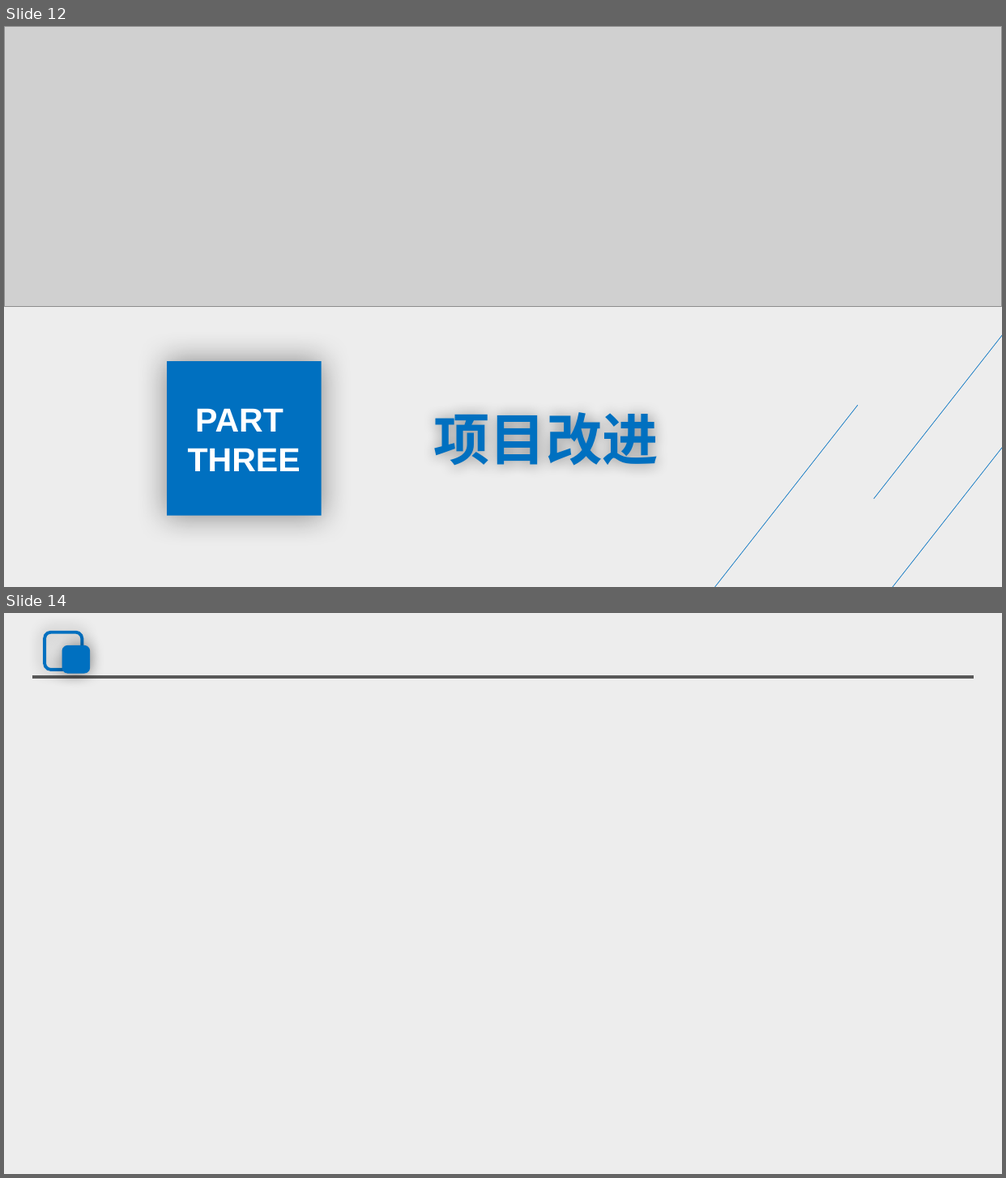
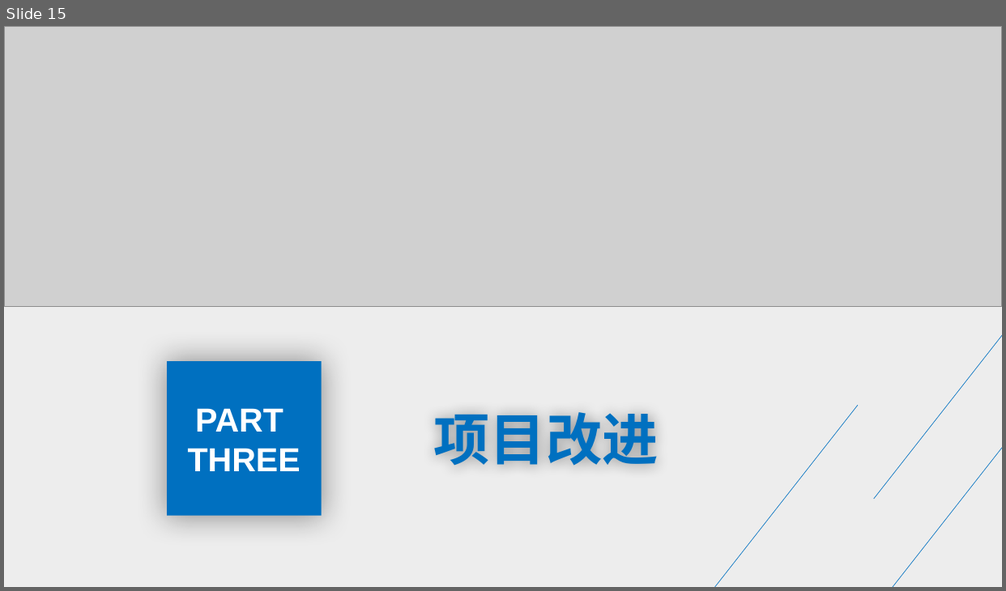
Before and after one commit to group21-sudo/practice_project, a slide deck: 座位检测预约系统_系统设计和数据库设计答辩.pptx. Shown one above the other, each under a label of ours: slides 12 and 14 before the commit, slide 15 after it; the slides between them are not shown. The pictures are 1006x1178 and 1006x591 pixels, drawn with LibreOffice and Linux fonts; fonts in the diff are those of the drawing; grey boxes stand for pictures. Boxes give left, top, right and bottom in pixels: in the first picture for what was removed or moved away, otherwise in the second. Text is boxed around its words. In the diff, an @@ line names an element or a change of style, - is before the commit and + after.

```diff
--- a/座位检测预约系统_系统设计和数据库设计答辩.pptx
+++ b/座位检测预约系统_系统设计和数据库设计答辩.pptx
@@ slide 14 removed at (x1=4, y1=613, x2=1002, y2=1174), background #FFFFFF; not listed: 1 template element that a slide beside it also shows @@
@@ rounded rectangle removed at (x1=44, y1=632, x2=82, y2=670) @@
@@ rounded rectangle removed at (x1=64, y1=647, x2=88, y2=671) @@
@@ line removed from (32, 677) to (974, 677) @@
@@ what was slide 12 is now slide 15 @@
```
Also in this commit, not shown: 10 slides changed, 14 slides added, 7 other slides removed, 1 other file.
